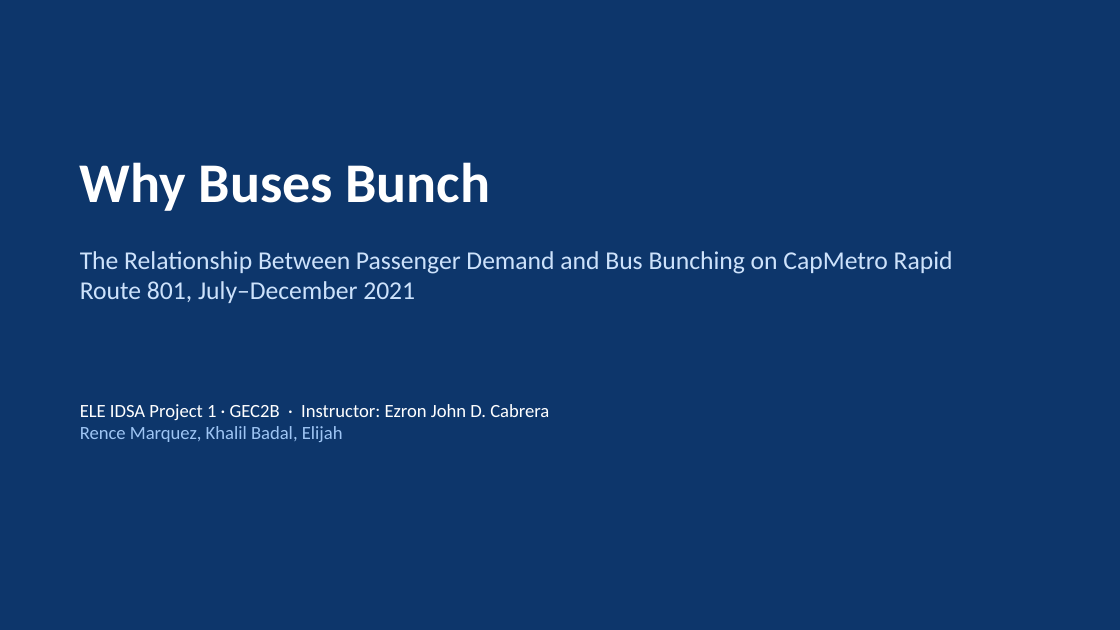
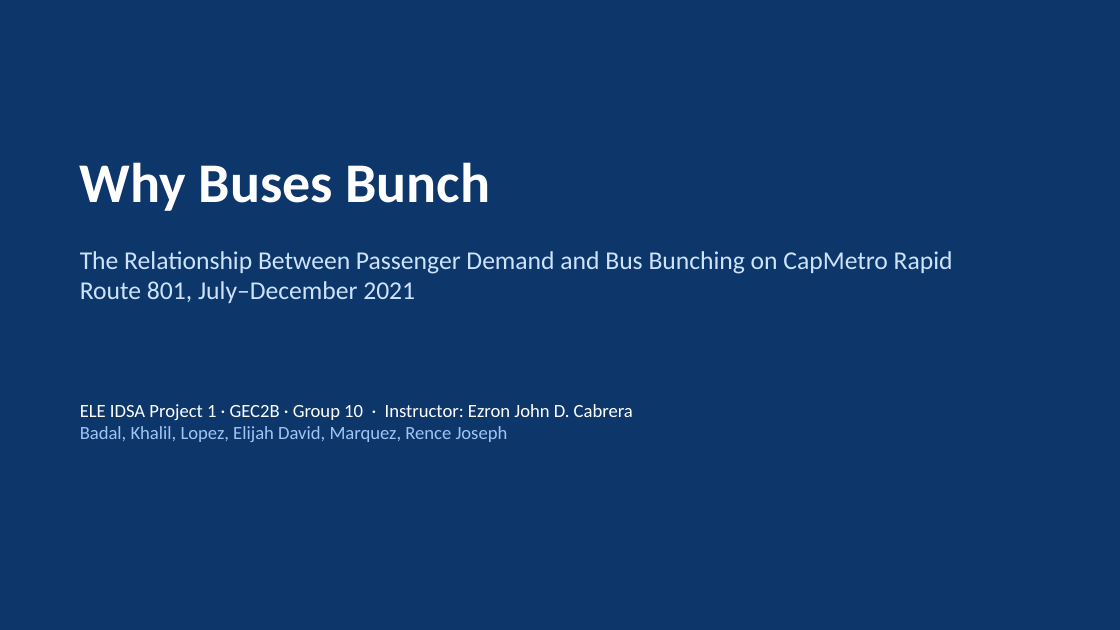
Before and after one commit to RJL-Marquez/ELE-IDSA-PROJECT-1, a slide deck: slide 1 of report/output/ELE_IDSA_Project1_Slides.pptx. Drawn at 1120x630 pixels with LibreOffice and Linux fonts; fonts in the diff are those of the drawing. Boxes give left, top, right and bottom in pixels: in the first picture for what was removed or moved away, otherwise in the second. Text is boxed around its words. In the diff, an @@ line names an element or a change of style, - is before the commit and + after.

```diff
--- a/report/output/ELE_IDSA_Project1_Slides.pptx
+++ b/report/output/ELE_IDSA_Project1_Slides.pptx
@@ text at bbox=[80, 404, 633, 442]: text changed @@
-ELE IDSA Project 1 · GEC2B · Instructor: Ezron John D. Cabrera
-Rence Marquez, Khalil Badal, Elijah
+ELE IDSA Project 1 · GEC2B · Group 10 · Instructor: Ezron John D. Cabrera
+Badal, Khalil, Lopez, Elijah David, Marquez, Rence Joseph
```
Also in this commit, not shown: 18 other slides changed, 3 other files.
